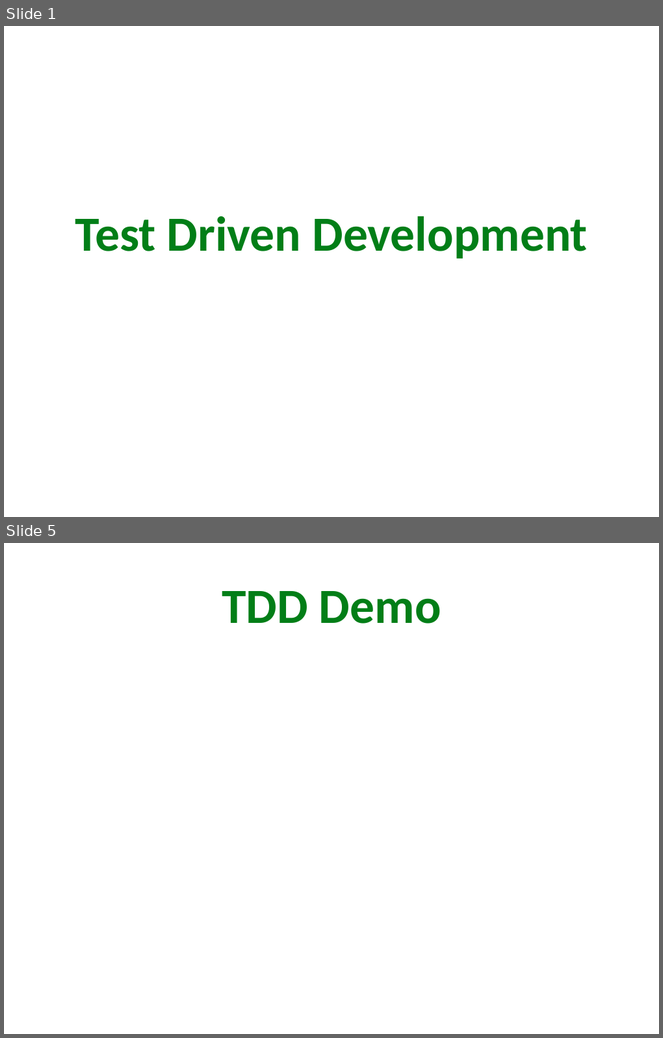
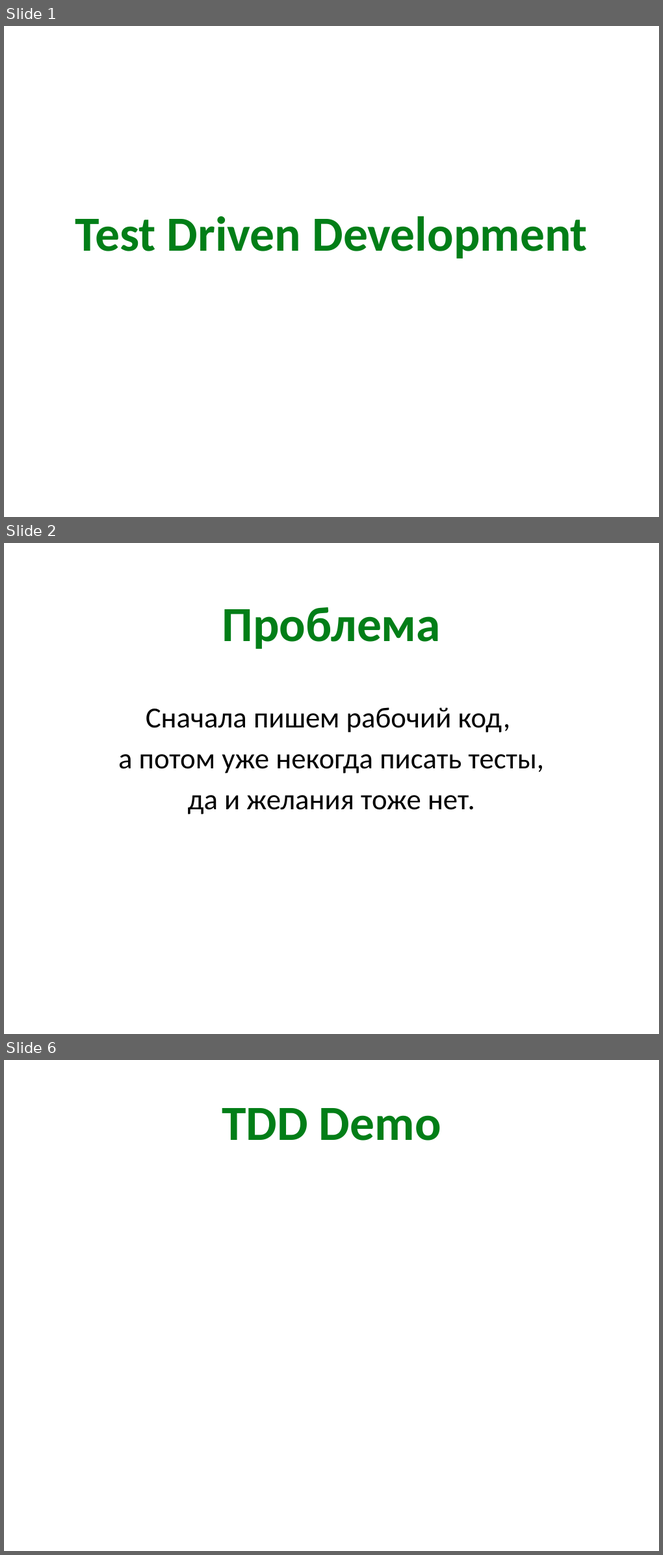
Before and after one commit to kontur-courses/tdd, a slide deck: tdd.pptx. Shown one above the other, each under a label of ours: slides 1 and 5 before the commit, slides 1, 2 and 6 after it; the slides between them are not shown. The pictures are 663x1038 and 663x1555 pixels, drawn with LibreOffice and Linux fonts; fonts in the diff are those of the drawing. Boxes give left, top, right and bottom in pixels: in the first picture for what was removed or moved away, otherwise in the second. Text is boxed around its words. In the diff, an @@ line names an element or a change of style, - is before the commit and + after.

```diff
--- a/tdd.pptx
+++ b/tdd.pptx
@@ slide 2 added at [4,543,659,1034], background #FFFFFF @@
@@ title added at [222,607,441,649], 54 pt, text #027E17, bold @@
+Проблема
@@ text added at [118,707,545,815], 32 pt, text #000000 @@
+Сначала пишем рабочий код,
+а потом уже некогда писать тесты,
+да и желания тоже нет.
@@ what was slide 5 is now slide 6 @@
```
Also in this commit, not shown: 3 slides changed, 3 other slides added, 2 slides removed, 4 other files.
